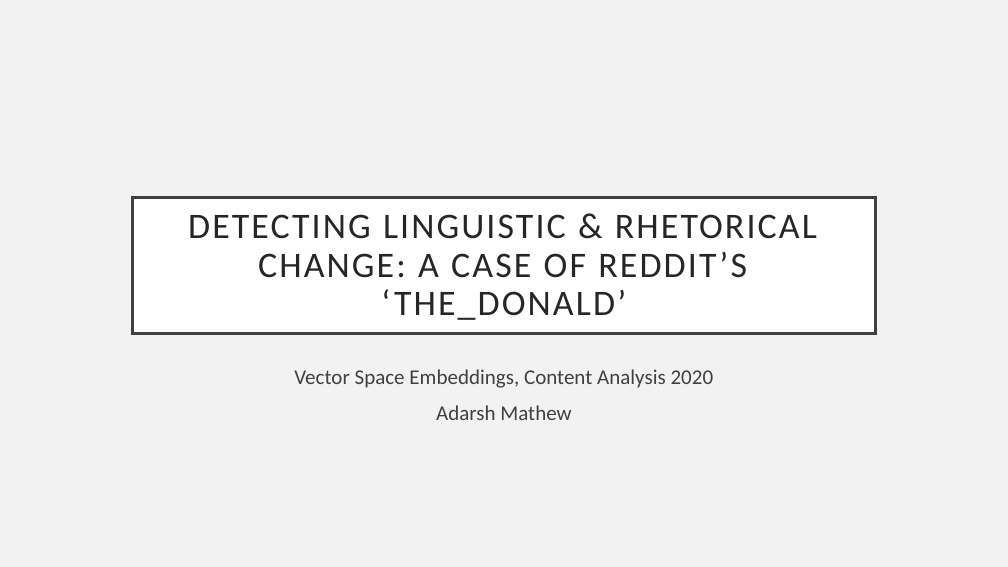
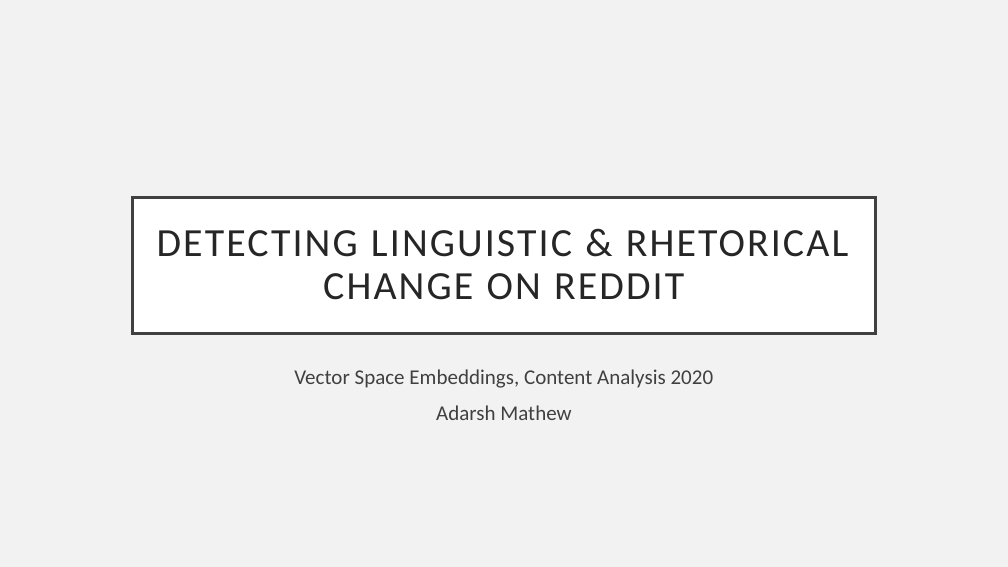
Before and after one commit to adarshmathew/Content-Analysis-2020, a slide deck: slide 1 of code_presentation/embeddings.pptx. Drawn at 1008x567 pixels with LibreOffice and Linux fonts; fonts in the diff are those of the drawing. Boxes give left, top, right and bottom in pixels: in the first picture for what was removed or moved away, otherwise in the second. Text is boxed around its words. In the diff, an @@ line names an element or a change of style, - is before the commit and + after.

```diff
--- a/code_presentation/embeddings.pptx
+++ b/code_presentation/embeddings.pptx
@@ title at bbox=[157, 230, 848, 300]: text changed; size 34.2 to 38 pt @@
-DETECTING LINGUISTIC & RHETORICAL CHANGE: A CASE OF REDDIT’S ‘THE_DONALD’
+DETECTING LINGUISTIC & RHETORICAL CHANGE ON REDDIT
```
Also in this commit, not shown: 2 other slides changed, 9 slides added, 1 slide removed, 2 other files.
